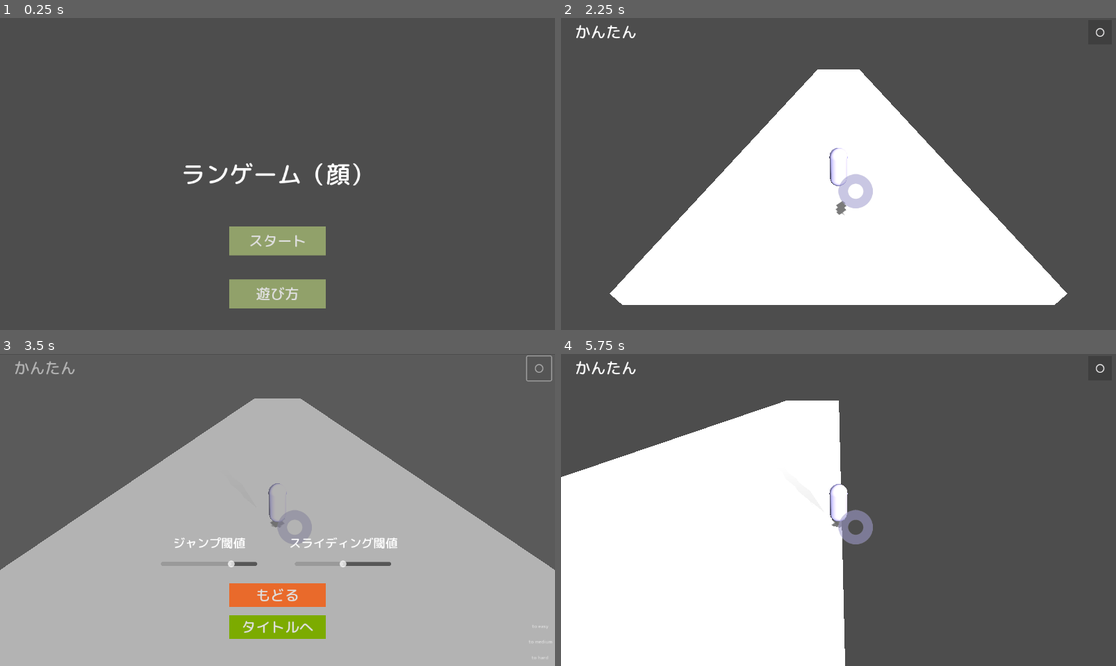
Above: before the commit, frames 1-4 (two rows, left to right).
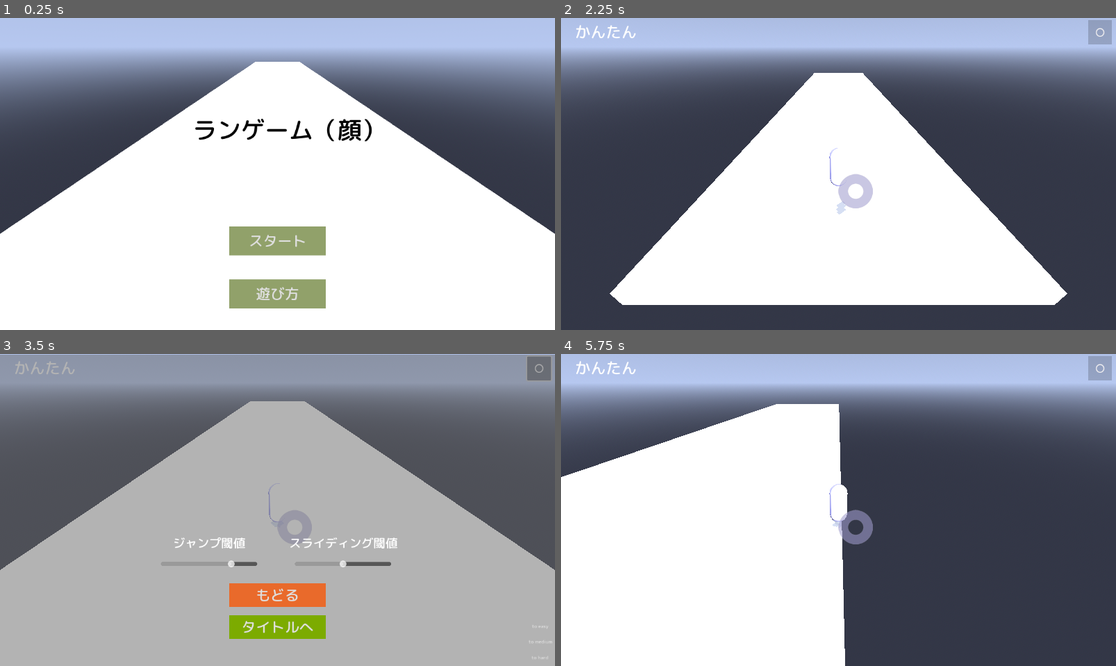
Above: after the commit, the same moments.

Repository: sumi4ki/Rungame_Face
Game: Godot game, scene res://Scenes/title.tscn
The game is run twice, just before and just after one commit, with the same random seed, the same clock (stepped at 60 frames per second) and the same inputs. Sound files missing from this copy of the repository are replaced by a short silence.
Inputs:
- Up to frame 1 (0.25 s): no input
- Up to frame 2 (2.25 s): click "遊び方" at 0.5 s; click "もどる" at 1.25 s; click "スタート" at 2 s
- Up to frame 3 (3.5 s): click "〇" at 2.75 s
- Up to frame 4 (5.75 s): click "タイトルへ" at 3.5 s; click "スタート" at 4.25 s; tap Enter (ui_accept) at 5, 5.27 s; hold D (move_right) from 5.03 s (still down); hold M (toggle_control_mode) from 5.03 s (still down)

The runs differ from the first frame. In frame 1, 85% of the frame differs, in the area x 0-100%, y 0-100%; in frame 2, 51%; in frame 3, 17%; in frame 4, 51%.

Commit message:
Add titleBGM, gameBGM and titleImage. Change WorldEnvironment(skybox)

Diff:
--- a/Scenes/description.tscn
+++ b/Scenes/description.tscn
@@ -3,7 +3,7 @@
 [ext_resource type="Script" uid="uid://bbhd61twfwi5r" path="res://Scritpts/description.gd" id="1_0pri1"]
 [ext_resource type="FontFile" uid="uid://b81osdtyc14l0" path="res://Fonts/MPLUSRounded1c-Medium.ttf" id="1_l0p43"]
 [ext_resource type="Texture2D" uid="uid://hlajv76gryrs" path="res://Images/ランゲーム説明.png" id="2_ndt3t"]
-[ext_resource type="AudioStream" uid="uid://dvlgcn45i47ec" path="res://Audio/decisionButton.ogg" id="4_d043a"]
+[ext_resource type="AudioStream" uid="uid://dvlgcn45i47ec" path="res://Audio/SE/decisionButton.ogg" id="4_d043a"]
 
 [sub_resource type="StyleBoxFlat" id="StyleBoxFlat_0pri1"]
 bg_color = Color(0.913019, 0.417859, 0.16943, 1)
--- a/Scenes/main.tscn
+++ b/Scenes/main.tscn
@@ -1,11 +1,12 @@
-[gd_scene load_steps=54 format=3 uid="uid://b82x4yofhf5q2"]
+[gd_scene load_steps=58 format=3 uid="uid://b82x4yofhf5q2"]
 
 [ext_resource type="Script" uid="uid://cj2cntriqr25t" path="res://Scritpts/main.gd" id="1_b3802"]
 [ext_resource type="PackedScene" uid="uid://cfrq0wbrv3nt7" path="res://Scenes/pause_canvas.tscn" id="2_fevyy"]
 [ext_resource type="PackedScene" uid="uid://d3a40kflpk5yj" path="res://Chunk_Set/combined3_set/results_screen.tscn" id="3_hibaj"]
-[ext_resource type="AudioStream" uid="uid://dvlgcn45i47ec" path="res://Audio/decisionButton.ogg" id="4_hibaj"]
+[ext_resource type="AudioStream" uid="uid://dvlgcn45i47ec" path="res://Audio/SE/decisionButton.ogg" id="4_hibaj"]
 [ext_resource type="Script" uid="uid://cfmqtd5o6memd" path="res://Scritpts/chunk_director.gd" id="4_pdsj5"]
 [ext_resource type="Script" uid="uid://fq1bgubwinrk" path="res://Scritpts/ChunkData.gd" id="5_ee4r6"]
+[ext_resource type="AudioStream" uid="uid://chsxc4s25wisw" path="res://Audio/BGM/gameBGM.ogg" id="5_pdsj5"]
 [ext_resource type="Resource" uid="uid://1e8fvdubqcqx" path="res://Chunk_Set/easy/free_space.tres" id="6_gt3je"]
 [ext_resource type="Script" uid="uid://c16mlyirwc8xk" path="res://Scritpts/ObstacleData.gd" id="7_3pmx8"]
 [ext_resource type="Resource" uid="uid://bvi2x8doqicwt" path="res://Obstacles_locate/wall_left_0.tres" id="8_u50mg"]
@@ -306,12 +307,31 @@
 [sub_resource type="StyleBoxFlat" id="StyleBoxFlat_w48qg"]
 bg_color = Color(0.494118, 0.486275, 0.211765, 0)
 
+[sub_resource type="ProceduralSkyMaterial" id="ProceduralSkyMaterial_pdsj5"]
+sky_top_color = Color(0, 0, 0, 1)
+sky_horizon_color = Color(0.714448, 0.783293, 0.939763, 1)
+sky_curve = 1.00908
+sky_cover_modulate = Color(0.991164, 0.991164, 0.991164, 1)
+ground_bottom_color = Color(0.202425, 0.216471, 0.276505, 1)
+ground_horizon_color = Color(0.713726, 0.784314, 0.941176, 1)
+ground_curve = 0.044383
+
+[sub_resource type="Sky" id="Sky_ee4r6"]
+sky_material = SubResource("ProceduralSkyMaterial_pdsj5")
+
+[sub_resource type="Environment" id="Environment_u50mg"]
+background_mode = 2
+sky = SubResource("Sky_ee4r6")
+ambient_light_source = 3
+ambient_light_color = Color(0, 0.253764, 0.669895, 1)
+
 [node name="Main" type="Node" node_paths=PackedStringArray("player")]
 script = ExtResource("1_b3802")
 player = NodePath("Player")
 pause_menu_scene = ExtResource("2_fevyy")
 results_screen_scene = ExtResource("3_hibaj")
 button_click_sound = ExtResource("4_hibaj")
+game_bgm = ExtResource("5_pdsj5")
 
 [node name="ChunkDirector" type="Node" parent="." node_paths=PackedStringArray("player")]
 script = ExtResource("4_pdsj5")
@@ -438,6 +458,9 @@
 script = ExtResource("18_b3802")
 smooth_speed = 17.0
 
+[node name="WorldEnvironment" type="WorldEnvironment" parent="."]
+environment = SubResource("Environment_u50mg")
+
 [connection signal="collided" from="Player" to="." method="_on_player_collided"]
 [connection signal="message_received" from="WebSocket_receive" to="." method="_on_web_socket_receive_message_received"]
 [connection signal="message_received" from="WebSocket_receive" to="Player" method="_on_web_socket_receive_message_received"]
--- a/Scenes/pause_canvas.tscn
+++ b/Scenes/pause_canvas.tscn
@@ -2,7 +2,7 @@
 
 [ext_resource type="FontFile" uid="uid://b81osdtyc14l0" path="res://Fonts/MPLUSRounded1c-Medium.ttf" id="1_hw8fa"]
 [ext_resource type="Script" uid="uid://bwfeec28vmvp2" path="res://Scritpts/pause_canvas.gd" id="1_s2wdr"]
-[ext_resource type="AudioStream" uid="uid://dvlgcn45i47ec" path="res://Audio/decisionButton.ogg" id="2_cm2e6"]
+[ext_resource type="AudioStream" uid="uid://dvlgcn45i47ec" path="res://Audio/SE/decisionButton.ogg" id="2_cm2e6"]
 
 [sub_resource type="StyleBoxFlat" id="StyleBoxFlat_8ef18"]
 bg_color = Color(0.487024, 0.672187, 0, 1)
--- a/Scenes/player.tscn
+++ b/Scenes/player.tscn
@@ -1,10 +1,10 @@
 [gd_scene load_steps=14 format=3 uid="uid://o2ifiwxog2ks"]
 
 [ext_resource type="Script" uid="uid://dupp8cl7yrvis" path="res://Scritpts/player.gd" id="1_onrkg"]
-[ext_resource type="AudioStream" uid="uid://pun5or6gl8i3" path="res://Audio/sliding.ogg" id="2_6t5aa"]
-[ext_resource type="AudioStream" uid="uid://rali2psfh4i0" path="res://Audio/jump.ogg" id="3_6t5aa"]
-[ext_resource type="AudioStream" uid="uid://c0nuxfbj4wlp5" path="res://Audio/run.ogg" id="4_vgqql"]
-[ext_resource type="AudioStream" uid="uid://dpreex5gn674s" path="res://Audio/Hit.ogg" id="5_fkybt"]
+[ext_resource type="AudioStream" uid="uid://pun5or6gl8i3" path="res://Audio/SE/sliding.ogg" id="2_6t5aa"]
+[ext_resource type="AudioStream" uid="uid://rali2psfh4i0" path="res://Audio/SE/jump.ogg" id="3_6t5aa"]
+[ext_resource type="AudioStream" uid="uid://c0nuxfbj4wlp5" path="res://Audio/SE/run.ogg" id="4_vgqql"]
+[ext_resource type="AudioStream" uid="uid://dpreex5gn674s" path="res://Audio/SE/Hit.ogg" id="5_fkybt"]
 
 [sub_resource type="CapsuleShape3D" id="CapsuleShape3D_i3pqv"]
 radius = 0.4
--- a/Scenes/title.tscn
+++ b/Scenes/title.tscn
@@ -1,9 +1,11 @@
-[gd_scene load_steps=6 format=3 uid="uid://d2ad41ft7jv16"]
+[gd_scene load_steps=8 format=3 uid="uid://d2ad41ft7jv16"]
 
 [ext_resource type="Script" uid="uid://dyyrs72w7v2ij" path="res://Scritpts/title.gd" id="1_ekrfg"]
 [ext_resource type="FontFile" uid="uid://b81osdtyc14l0" path="res://Fonts/MPLUSRounded1c-Medium.ttf" id="2_fp2oq"]
 [ext_resource type="PackedScene" uid="uid://dnt4ambx7svqh" path="res://Scenes/description.tscn" id="2_q2qps"]
-[ext_resource type="AudioStream" uid="uid://dvlgcn45i47ec" path="res://Audio/decisionButton.ogg" id="4_q2qps"]
+[ext_resource type="AudioStream" uid="uid://b5xw0k12ijfcg" path="res://Audio/BGM/titleBGM.ogg" id="3_yosvi"]
+[ext_resource type="AudioStream" uid="uid://dvlgcn45i47ec" path="res://Audio/SE/decisionButton.ogg" id="4_q2qps"]
+[ext_resource type="Texture2D" uid="uid://bk0dm8dipn4s0" path="res://Images/TitleImage.png" id="5_2qdx2"]
 
 [sub_resource type="StyleBoxFlat" id="StyleBoxFlat_oyqm6"]
 bg_color = Color(0.569282, 0.631757, 0.417047, 1)
@@ -17,7 +19,17 @@
 grow_vertical = 2
 script = ExtResource("1_ekrfg")
 description_scene = ExtResource("2_q2qps")
+title_bgm = ExtResource("3_yosvi")
 button_click_sound = ExtResource("4_q2qps")
+
+[node name="background" type="TextureRect" parent="."]
+layout_mode = 1
+anchors_preset = 15
+anchor_right = 1.0
+anchor_bottom = 1.0
+grow_horizontal = 2
+grow_vertical = 2
+texture = ExtResource("5_2qdx2")
 
 [node name="TITLE" type="Label" parent="."]
 layout_mode = 1
@@ -26,12 +38,13 @@
 anchor_top = 0.5
 anchor_right = 0.5
 anchor_bottom = 0.5
-offset_left = -20.0
-offset_top = -11.5
-offset_right = 20.0
-offset_bottom = 11.5
+offset_left = -176.0
+offset_top = -127.0
+offset_right = 224.0
+offset_bottom = -57.0
 grow_horizontal = 2
 grow_vertical = 2
+theme_override_colors/font_color = Color(0, 0, 0, 1)
 theme_override_fonts/font = ExtResource("2_fp2oq")
 theme_override_font_sizes/font_size = 50
 text = "ランゲーム（顔）"
--- a/Scritpts/Autoload/AudioManager.gd
+++ b/Scritpts/Autoload/AudioManager.gd
@@ -1,8 +1,12 @@
+# シーンをまたいでも音が鳴るノード
+# AudioStreamPlayerを作成するため、連続で鳴らすSEなどには使わない
 extends Node
+var bgm_player: AudioStreamPlayer
 
-# シーンをまたいでも音が鳴る必要があるときにつかう。
-# もしくはなる回数の少ないシステム音
-# AudioStreamPlayerを作成するため、連続で鳴らすSEなどには使わない
+func _ready():
+	# BGM用のスピーカーを1つ作って常駐させる
+	bgm_player = AudioStreamPlayer.new()
+	add_child(bgm_player)
 
 func play_se(stream: AudioStream, pitch: float = 1.0 ,volume_db: float = 0.0):
 	if stream == null:
@@ -22,5 +26,19 @@
 	# 4. 再生終了したら、自分自身を削除するように予約
 	player.finished.connect(player.queue_free)
 
-	# 5. 再生！
 	player.play()
+
+func play_bgm(stream: AudioStream, volume_db: float = 0.0):
+	# すでに同じ曲が流れているなら、再生し直さずにそのままにする
+	if bgm_player.stream == stream and bgm_player.playing:
+		return
+	bgm_player.stream = stream
+	bgm_player.volume_db = volume_db
+	bgm_player.play()
+func stop_bgm():
+	bgm_player.stop()
+
+func set_bgm_pitch(pitch: float):
+	if bgm_player:
+		# TODO: Tween
+		bgm_player.pitch_scale = pitch
--- a/Scritpts/chunk_director.gd
+++ b/Scritpts/chunk_director.gd
@@ -20,6 +20,7 @@
 # ▼ 生成ロジックの設定
 @export var spawn_ahead_distance := 60.0 # プレイヤーの何m先にチャンクを生成するか
 @export var despawn_behind_distance := 20.0 # プレイヤーの何m後ろのチャンクを削除するか
+@export var spawn_space := 3	# playerが召喚されたあとのスペース
 
 @export var play_area_width: float = 21.0
 @export var lane_width: float = 7.0
@@ -57,6 +58,7 @@
 			player.speed = 18.0
 			current_chunk_index = 0
 			next_chunk_z_pos = 0.0
+			AudioManager.set_bgm_pitch(1.0)
 
 		Settings.Difficulty.MEDIUM:
 			print("Mediumセクションからリスタートします。")
@@ -64,6 +66,7 @@
 			current_chunk_index = easy_section_end_index
 			# Easyセクションのチャンクをスキップし、その分の長さを計算
 			next_chunk_z_pos = calculate_skipped_length(easy_section_end_index)
+			AudioManager.set_bgm_pitch(1.15)
 
 		Settings.Difficulty.HARD:
 			print("Hardセクションからリスタートします。")
@@ -71,6 +74,7 @@
 			current_chunk_index = medium_section_end_index
 			# EasyとMediumセクションをスキップ
 			next_chunk_z_pos = calculate_skipped_length(medium_section_end_index)
+			AudioManager.set_bgm_pitch(1.3)
 	# 計算した開始位置を、Mainが後で使えるように保存しておく
 	self.start_z_pos = next_chunk_z_pos
 
@@ -86,7 +90,7 @@
 
 # 起動時に最初の平坦な床をいくつか生成する関数
 func spawn_initial_floor(start_pos: float):
-	var initial_floor_block_length = 20 + spawn_ahead_distance # + initial_generate_obs_offset # 最初の床の長さ
+	var initial_floor_block_length = spawn_space + spawn_ahead_distance # + initial_generate_obs_offset # 最初の床の長さ
 	var chunk_parent = Node3D.new()
 	# 引数で受け取った start_pos をチャンクの親ノードのZ座標に設定
 	chunk_parent.position.z = start_pos
@@ -137,10 +141,6 @@
 func start_spawning():
 	print("ChunkDirector: 障害物生成を開始します。")
 	is_ready_to_spawn = true
-	# 最初のチャンクを配置する位置を初期化
-	# 最初の平坦な床は無視して、その先からチャンクを生成する
-	# next_chunk_z_pos = 0
-	# next_chunk_z_pos = player.global_position.z + spawn_ahead_distance - 10 # + initial_generate_obs_offset
 
 func spawn_new_chunk():
 
@@ -153,25 +153,24 @@
 			main.trigger_game_clear()
 		return
 
-	## 生成するチャンクをランダムピック （今回はmaster_listから順番に生成していく方針にする）
-	# var selected_chunk_data: ChunkData = easy_chunks.pick_random()
-
-	# ランダムではなく、マスターリストから順番にチャンクデータを取得
+	# マスターリストから順番にチャンクデータを取得
 	var selected_chunk_data: ChunkData = master_chunk_list[current_chunk_index]
-	# print(current_chunk_index,": ", easy_section_end_index,": ",  medium_section_end_index)
-	# current_chunk_index はチャンクを削除するときにインクリメントする。
-	# ▼▼▼ 進行状況をSettingsに保存 ▼▼▼
+
+	# ▼▼▼ 進行状況をSettingsに保存. モード切替 ▼▼▼
 	if current_chunk_index == easy_section_end_index + 1: # > にしたいが、それではダメ。+1が丁度クリアしたところを指す
 		player.speed = 20.0
 		Settings.start_section = Settings.Difficulty.MEDIUM
 		print("チェックポイントをMediumに更新しました。")
 		main.update_mode_display(Settings.Difficulty.MEDIUM) #, player.speed)
+		AudioManager.set_bgm_pitch(1.15)
 
 	elif current_chunk_index == medium_section_end_index + 1:
 		player.speed = 24.0
 		Settings.start_section = Settings.Difficulty.HARD
 		print("チェックポイントをHardに更新しました。")
 		main.update_mode_display(Settings.Difficulty.HARD) #, player.speed)
+		AudioManager.set_bgm_pitch(1.3)
+		# main.setBGMPitchFromDifficulty()
 	current_chunk_index += 1
 
 	# 1. チャンク全体をまとめる親ノードを作成
--- a/Scritpts/main.gd
+++ b/Scritpts/main.gd
@@ -19,11 +19,15 @@
 @export var results_screen_scene: PackedScene
 
 @export var button_click_sound: AudioStream
+@export var game_bgm: AudioStream
 
 func _ready():
 	# アンミュート
 	var master_bus_index = AudioServer.get_bus_index("Master")
 	AudioServer.set_bus_mute(master_bus_index, false)
+	# BGM再生
+	if game_bgm:
+		AudioManager.play_bgm(game_bgm, -10.0)
 	# ChunkDirectorから正しい開始位置を取得してプレイヤーを移動させる
 	player.global_position.z = chunk_director.start_z_pos
 	update_mode_display(Settings.start_section)#, player.speed
@@ -105,3 +109,11 @@
 			mode_text = "むずかしい"
 
 	mode_label.text = " " + mode_text	# + "speed: " + str(speed)
+
+func setBGMPitchFromDifficulty():
+	if Settings.Difficulty.EASY:
+		AudioManager.set_bgm_pitch(1.0)
+	elif Settings.Difficulty.MEDIUM:
+		AudioManager.set_bgm_pitch(1.15)
+	elif Settings.Difficulty.HARD:
+		AudioManager.set_bgm_pitch(1.3)
--- a/Scritpts/title.gd
+++ b/Scritpts/title.gd
@@ -1,7 +1,13 @@
 extends Control
 
 @export var description_scene: PackedScene
+@export var title_bgm: AudioStream
 @export var button_click_sound: AudioStream
+
+func _ready():
+	if title_bgm:
+		AudioManager.play_bgm(title_bgm, -10.0)
+		AudioManager.set_bgm_pitch(0.8)
 
 func _on_start_button_pressed() -> void:
 	# シーンが変わっても音が鳴る様に AudioManager に音鳴らしを依頼する
Not shown, added: Audio/BGM/GameBGM.ogg.import
Not shown, added: Audio/BGM/titleBGM.ogg.import
Not shown, removed: Audio/Hit.ogg.import
Not shown, added: Audio/SE/Hit.ogg.import
Not shown, added: Audio/SE/decisionButton.ogg.import
Not shown, added: Audio/SE/jump.ogg.import
Not shown, added: Audio/SE/run.ogg.import
Not shown, added: Audio/SE/sliding.ogg.import
Not shown, removed: Audio/decisionButton.ogg.import
Not shown, removed: Audio/jump.ogg.import
Not shown, removed: Audio/run.ogg.import
Not shown, removed: Audio/sliding.ogg.import
(and 9 more such lines)
